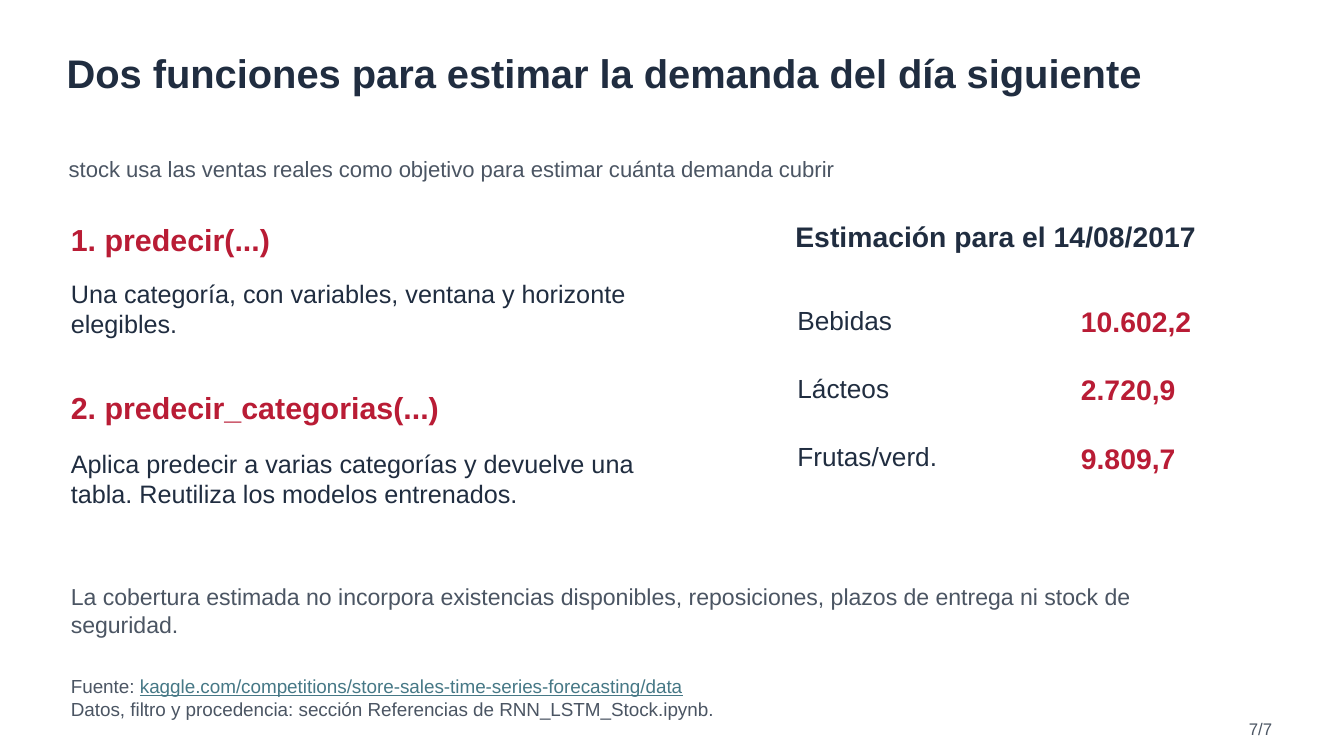
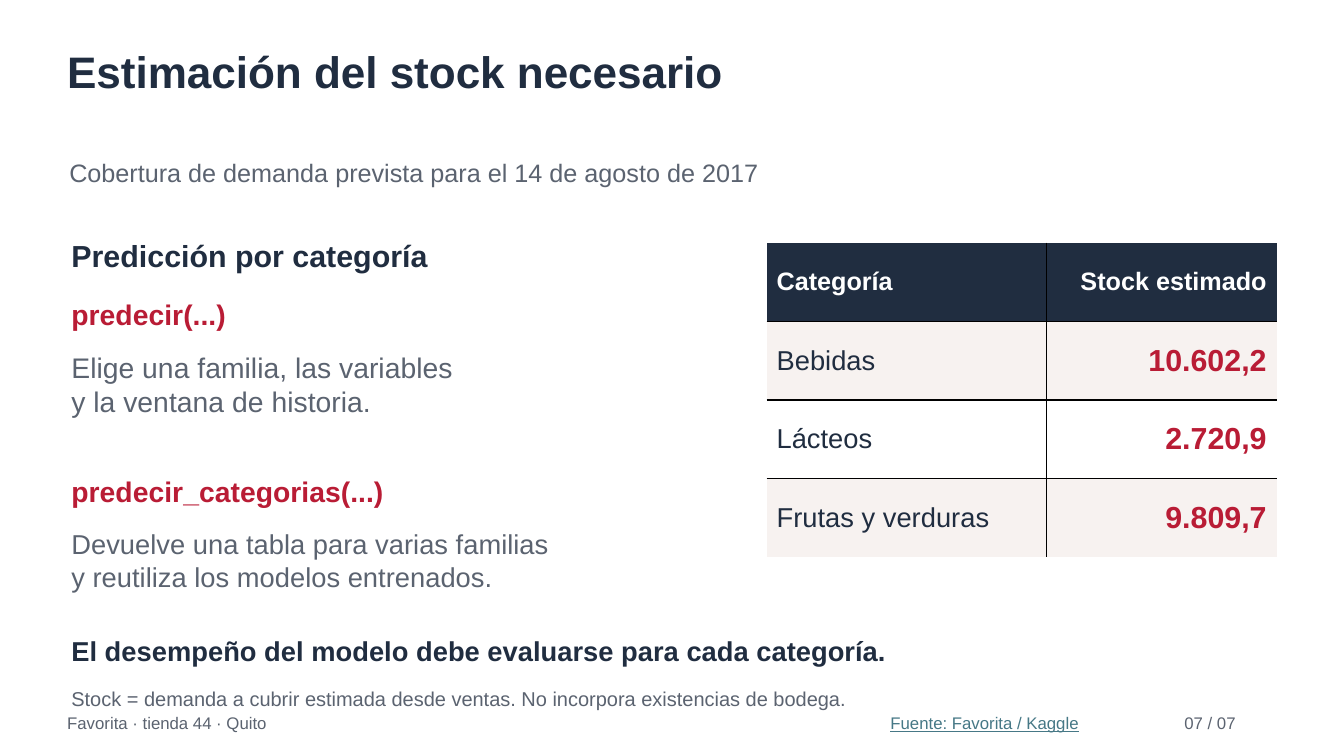
Before and after one commit to kennypallchizaca-coder/LSTM_LAFAVORITA, a slide deck: slide 7 of Presentacion/Analisis_Favorita.pptx. Drawn at 1344x756 pixels with LibreOffice and Linux fonts; fonts in the diff are those of the drawing. Boxes give left, top, right and bottom in pixels: in the first picture for what was removed or moved away, otherwise in the second. Text is boxed around its words. In the diff, an @@ line names an element or a change of style, - is before the commit and + after.

```diff
--- a/Presentacion/Analisis_Favorita.pptx
+++ b/Presentacion/Analisis_Favorita.pptx
@@ text added at [67,55,722,89], 31.5 pt, text #202D40, bold @@
+Estimación del stock necesario
@@ text at [69,163,758,187]: text changed; size 28.5 to 18 pt; text colour #202D40 to #5B6370; bold off @@
-Dos funciones para estimar la demanda del día siguiente
+Cobertura de demanda prevista para el 14 de agosto de 2017
@@ text removed at [69,160,834,182] @@
-stock usa las ventas reales como objetivo para estimar cuánta demanda cubrir
@@ text removed at [795,226,1196,253] @@
-Estimación para el 14/08/2017
@@ text added at [71,244,427,273], 21.8 pt, text #202D40, bold @@
+Predicción por categoría
@@ table added at [766,243,1276,558], 4 rows, 2 columns @@
+Categoría | Stock estimado
+Bebidas | 10.602,2
+Lácteos | 2.720,9
+Frutas y verduras | 9.809,7
@@ text removed at [71,284,626,339] @@
-Una categoría, con variables, ventana y horizonte elegibles.
@@ text at [71,304,225,331]: text changed; size 21.8 to 20.2 pt @@
-1. predecir(...)
+predecir(...)
@@ text removed at [797,311,892,331] @@
-Bebidas
@@ text removed at [1081,312,1191,337] @@
-10.602,2
@@ text added at [71,357,452,417], 20.2 pt, text #5B6370 @@
+Elige una familia, las variables
+y la ventana de historia.
@@ text removed at [797,378,889,399] @@
-Lácteos
@@ text removed at [1081,380,1176,405] @@
-2.720,9
@@ text removed at [797,447,937,467] @@
-Frutas/verd.
@@ text removed at [1081,449,1176,474] @@
-9.809,7
@@ text at [71,481,383,508]: text changed; size 21.8 to 20.2 pt @@
-2. predecir_categorias(...)
+predecir_categorias(...)
@@ text at [71,534,549,591]: text changed; size 18 to 19.5 pt; text colour #202D40 to #5B6370 @@
-Aplica predecir a varias categorías y devuelve una tabla. Reutiliza los modelos entrenados.
+Devuelve una tabla para varias familias
+y reutiliza los modelos entrenados.
@@ text removed at [71,588,1131,638] @@
-La cobertura estimada no incorpora existencias disponibles, reposiciones, plazos de entrega ni stock de seguridad.
@@ text added at [71,641,885,666], 19.5 pt, text #202D40, bold @@
+El desempeño del modelo debe evaluarse para cada categoría.
@@ text removed at [71,679,713,720] @@
-Fuente: kaggle.com/competitions/store-sales-time-series-forecasting/data
-Datos, filtro y procedencia: sección Referencias de RNN_LSTM_Stock.ipynb.
@@ text added at [67,717,266,732], 12 pt, text #5B6370 @@
+Favorita · tienda 44 · Quito
@@ text added at [71,691,845,710], 14.2 pt, text #5B6370 @@
+Stock = demanda a cubrir estimada desde ventas. No incorpora existencias de bodega.
@@ text added at [890,717,1078,733], 12 pt, text #467886, underline @@
+Fuente: Favorita / Kaggle
@@ text at [1184,717,1236,729]: text changed; text colour #4B5563 to #5B6370 @@
-7/7
+07 / 07
```
Also in this commit, not shown: 1 other slide changed, 5 slides added, 5 slides removed, 7 other files.
